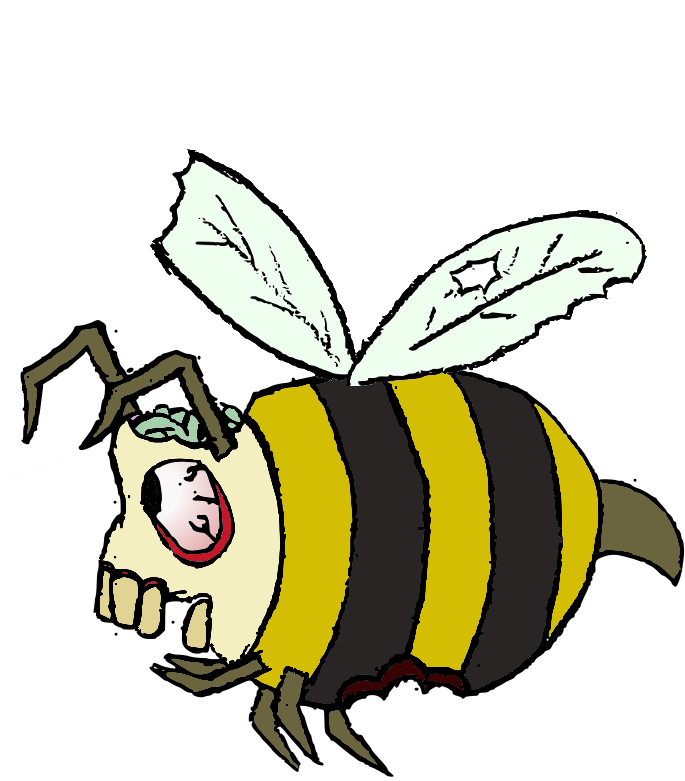
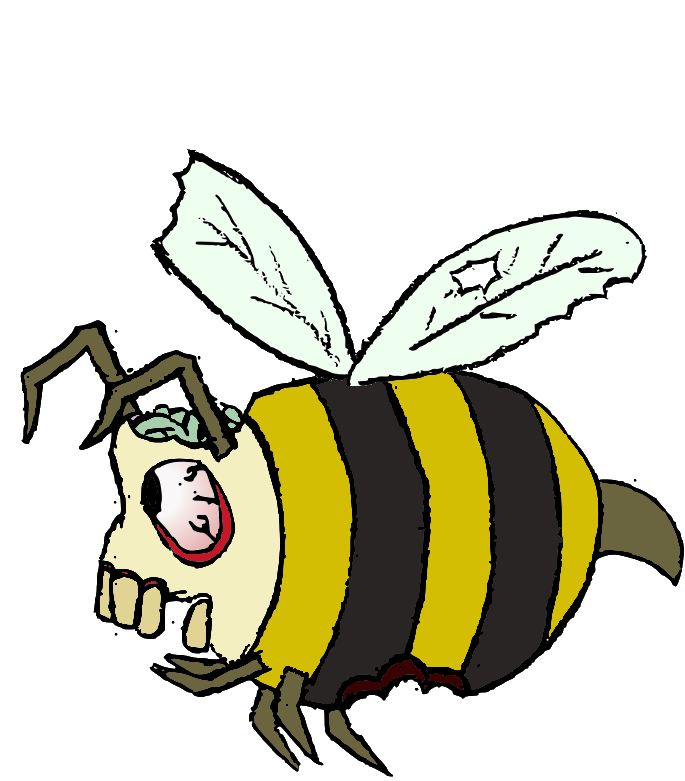
Comparing the layer stacks of the two (685, 781) images. Changes:
painted on "Pasted Layer #1" over [453, 261, 496, 290]
painted on "Pasted Layer" over [0, 261, 685, 777]
